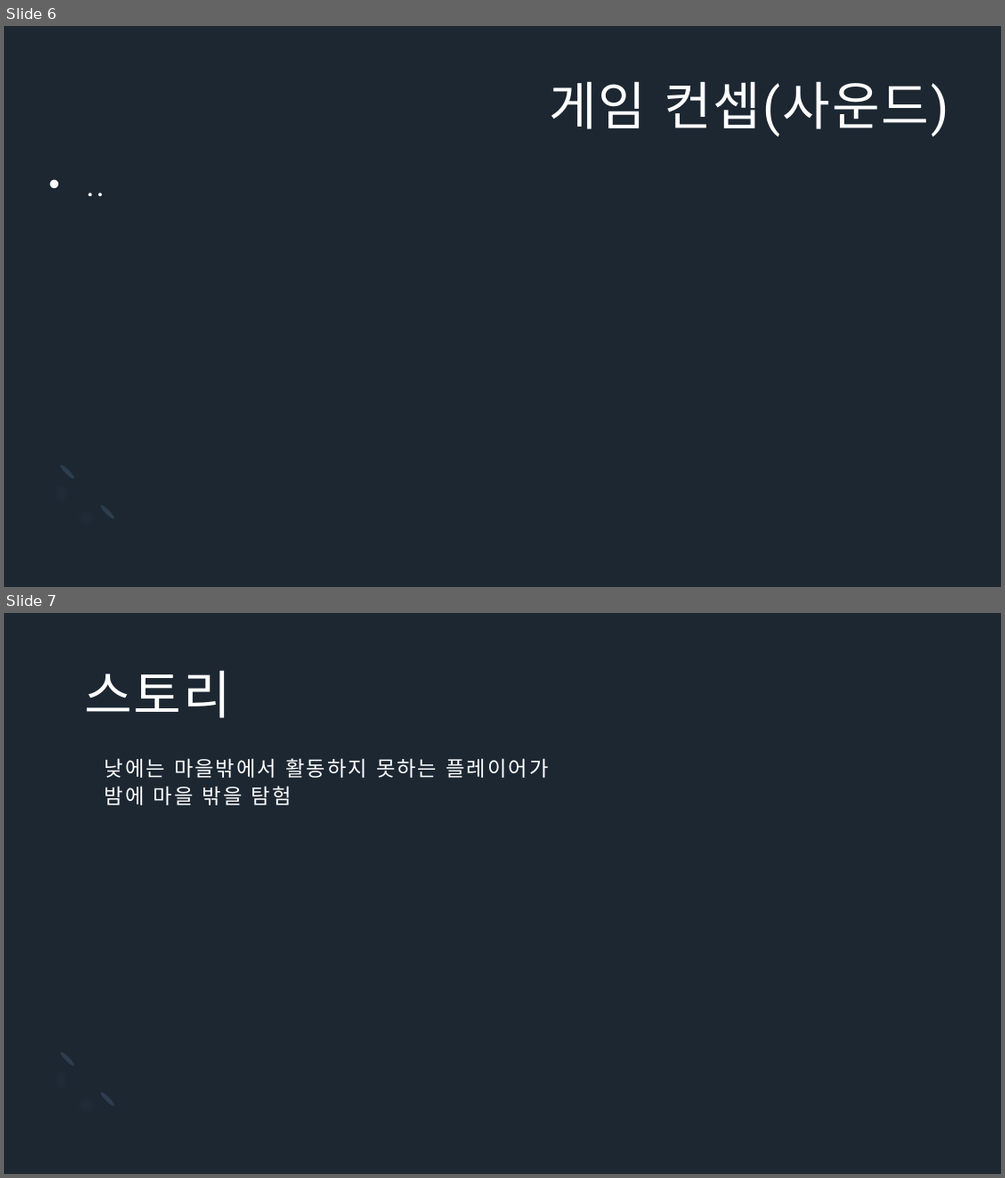
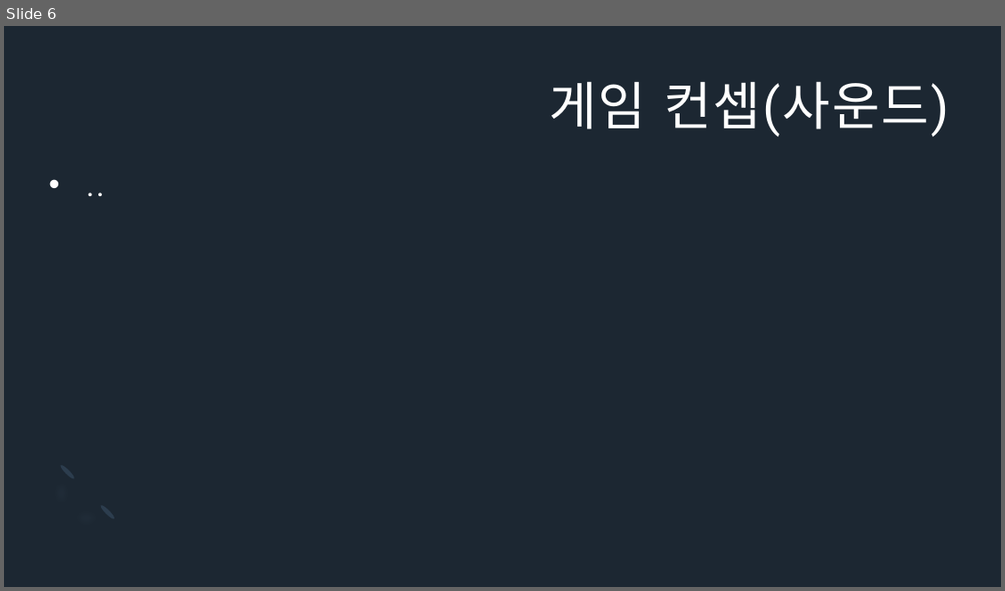
Before and after one commit to Icloy/2D_Roguelike, a slide deck: 기획서.pptx. Shown one above the other, each under a label of ours: slides 6 and 7 before the commit, slide 6 after it. The pictures are 1005x1178 and 1005x591 pixels, drawn with LibreOffice and Linux fonts; fonts in the diff are those of the drawing. Boxes give left, top, right and bottom in pixels: in the first picture for what was removed or moved away, otherwise in the second. Text is boxed around its words. In the diff, an @@ line names an element or a change of style, - is before the commit and + after.

```diff
--- a/기획서.pptx
+++ b/기획서.pptx
@@ slide 7 removed at [4,613,1001,1174], background #1C2732; not listed: 3 template elements that a slide beside it also shows @@
@@ text removed at [84,670,231,718] @@
-스토리
@@ title removed at [105,758,549,805] @@
-낮에는 마을밖에서 활동하지 못하는 플레이어가
-밤에 마을 밖을 탐험
```
Also in this commit, not shown: 6 slides changed, 1 slide added, 1 other slide removed, 1 other file.
